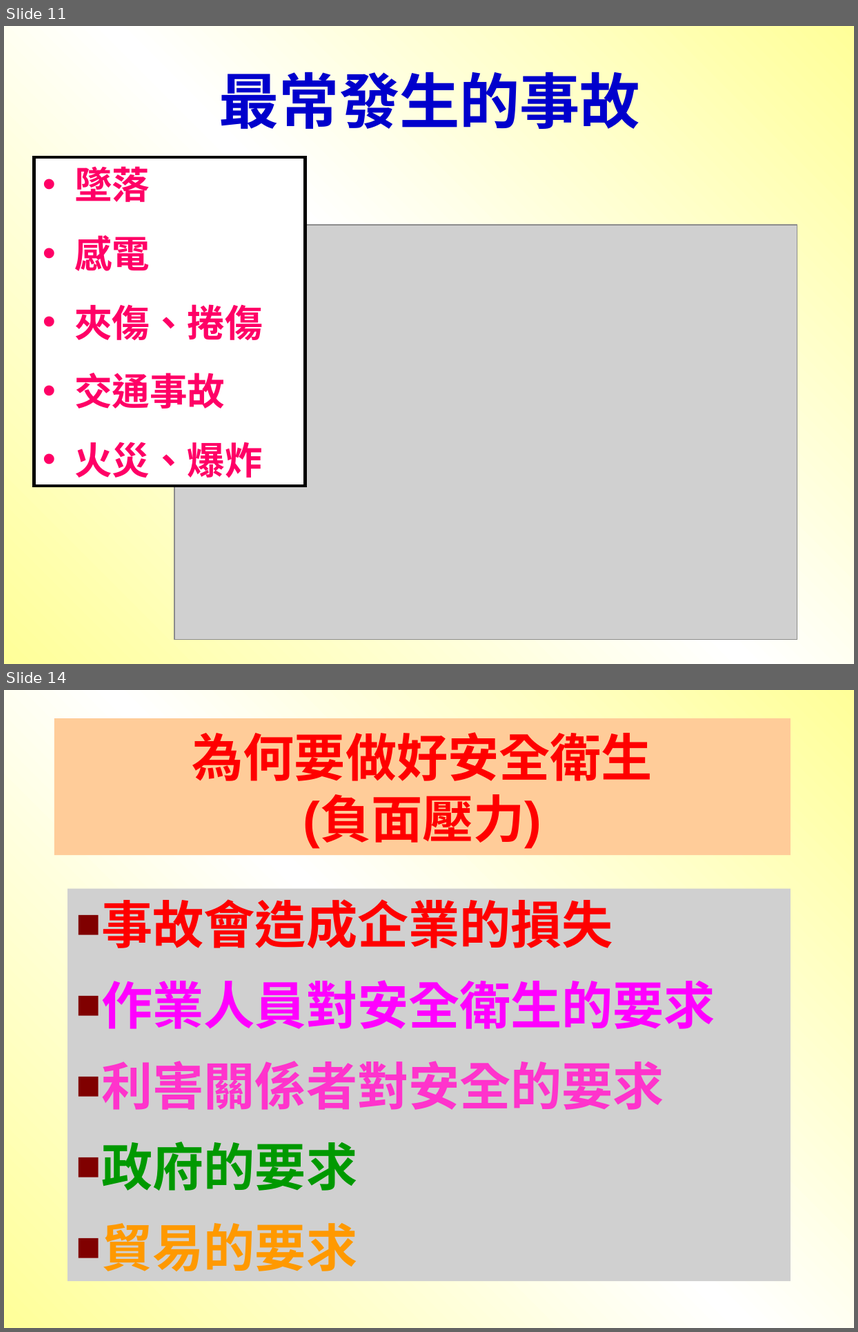
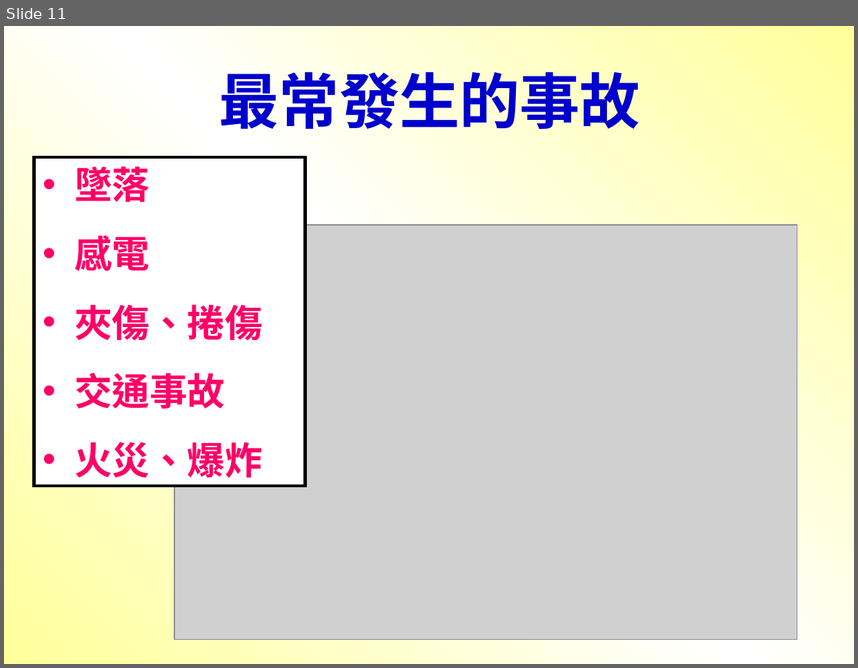
Before and after one commit to LawrenceChien/2017-PPES-Lookout-Project, a slide deck: 2017 PPES Lookout Project--001/000. Safety & Health/Regulations/Emergency Response.ppt. Shown one above the other, each under a label of ours: slides 11 and 14 before the commit, slide 11 after it; the slides between them are not shown. The pictures are 858x1332 and 858x668 pixels, drawn with LibreOffice and Linux fonts; fonts in the diff are those of the drawing; grey boxes stand for pictures. Boxes give left, top, right and bottom in pixels: in the first picture for what was removed or moved away, otherwise in the second. Text is boxed around its words. In the diff, an @@ line names an element or a change of style, - is before the commit and + after.

Commit message:
also ppt too big to delete some pictures.

```diff
--- a/2017 PPES Lookout Project--001/000. Safety & Health/Regulations/Emergency Response.ppt
+++ b/2017 PPES Lookout Project--001/000. Safety & Health/Regulations/Emergency Response.ppt
@@ slide 14 removed at (4,690,854,1328), background gradient #FFFF99 to #FFFFFF @@
@@ title removed at (54,718,790,855) @@
-為何要做好安全衛生
-(負面壓力)
@@ picture removed at (68,889,791,1281) @@
-■ 事故會造成企業的損失
-■ 作業人員對安全衛生的要求
-■ 利害關係者對安全的要求
-■ 政府的要求
-■ 貿易的要求
```
Also in this commit, not shown: 1 slide changed, 21 other slides removed, 1 other file.
